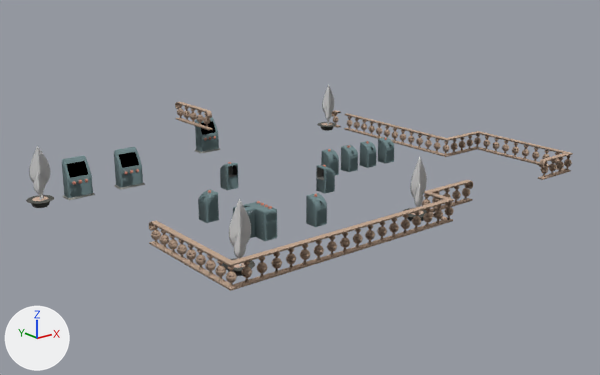
The glTF model www/models/lba2/iso_scenes/80.glb as it was, and as the next commit left it.
Both versions are drawn from a camera (50 mm lens) standing at (-9.0, -61.4, 19.2) and looking at (27.8, -15.4, 0.9). Lighting does not change. The marker at lower left points along +X, +Y and +Z. Where no turn or scale is listed for an object, it has been applied to the vertices. Vertices at the same position are counted once.

Before the edit, the objects in view are built like this:
```python
me_mesh_0 = bpy.data.meshes.new('Mesh_0')
me_mesh_0.from_pydata(...)  # 45726 vertices, 87142 faces; spans x 10.1..46.8, y -27.8..-2.0, z 1.0..5.5
me_mesh_0.materials.append(mat_material_0)
me_mesh_1 = bpy.data.meshes.new('Mesh_1')
me_mesh_1.from_pydata(...)  # 1048 vertices, 2016 faces; spans x 10.4..41.9, y -26.3..-2.9, z 1.5..5.2
me_mesh_1.materials.append(mat_material_1)  # its picture is missing
ob_colored = bpy.data.objects.new('colored', me_mesh_0)
ob_colored.location = (0.0, 0.0, 0.0)
ob_textured_fa874ed4 = bpy.data.objects.new('textured_fa874ed4', me_mesh_1)
ob_textured_fa874ed4.location = (0.0, 0.0, 0.0)
```
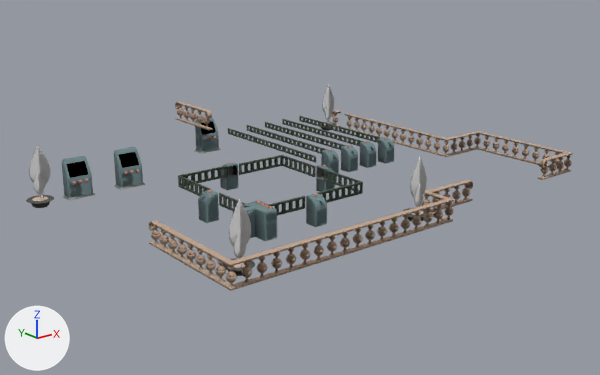
What changed in the scene script:
```text
Change me_mesh_0:
    used by ob_colored; location = (0.0, 0.0, 0.0)
    remove me_mesh_0.from_pydata(...)  # 45726 vertices, 87142 faces; spans x 10.1..46.8, y -27.8..-2.0, z 1.0..5.5
    add me_mesh_0.from_pydata(...)  # 52590 vertices, 101578 faces; spans x 10.1..46.8, y -27.8..-2.0, z 1.0..5.5
    me_mesh_0 part 1: a new loose piece of 990 vertices spanning x 30.4..30.6, y -14.0..-2.0, z 2.0..2.5, in mat_material_0
    me_mesh_0 part 2: a new loose piece of 990 vertices spanning x 32.4..32.6, y -14.0..-2.0, z 2.0..2.5, in mat_material_0
    me_mesh_0 part 3: a new loose piece of 990 vertices spanning x 34.4..34.6, y -14.0..-2.0, z 2.0..2.5, in mat_material_0
    me_mesh_0 part 4: a new loose piece of 990 vertices spanning x 36.4..36.6, y -14.0..-2.0, z 2.0..2.5, in mat_material_0
    me_mesh_0 part 5: a new loose piece of 990 vertices spanning x 38.4..38.6, y -14.0..-2.0, z 2.0..2.5, in mat_material_0
    me_mesh_0 part 6: 11 vertices moved within x 19.0..28.0, y -22.0..-12.9, z 2.1..2.8; 1914 vertices added at x 19.0..28.0, y -22.0..-12.9, z 2.0..2.9
```

Where the change shows, as pixel boxes [x1, y1, x2, y2] in the pictures (600 x 375 px):
part 1 of me_mesh_0, added
    after: [228, 128, 316, 163]
part 2 of me_mesh_0, added
    after: [247, 125, 327, 154]
part 3 of me_mesh_0, added
    after: [265, 122, 346, 150]
part 4 of me_mesh_0, added
    after: [282, 119, 364, 146]
part 5 of me_mesh_0, added
    after: [299, 116, 381, 143]
part 6 of me_mesh_0, built on (black)
    after: [178, 155, 363, 216]
